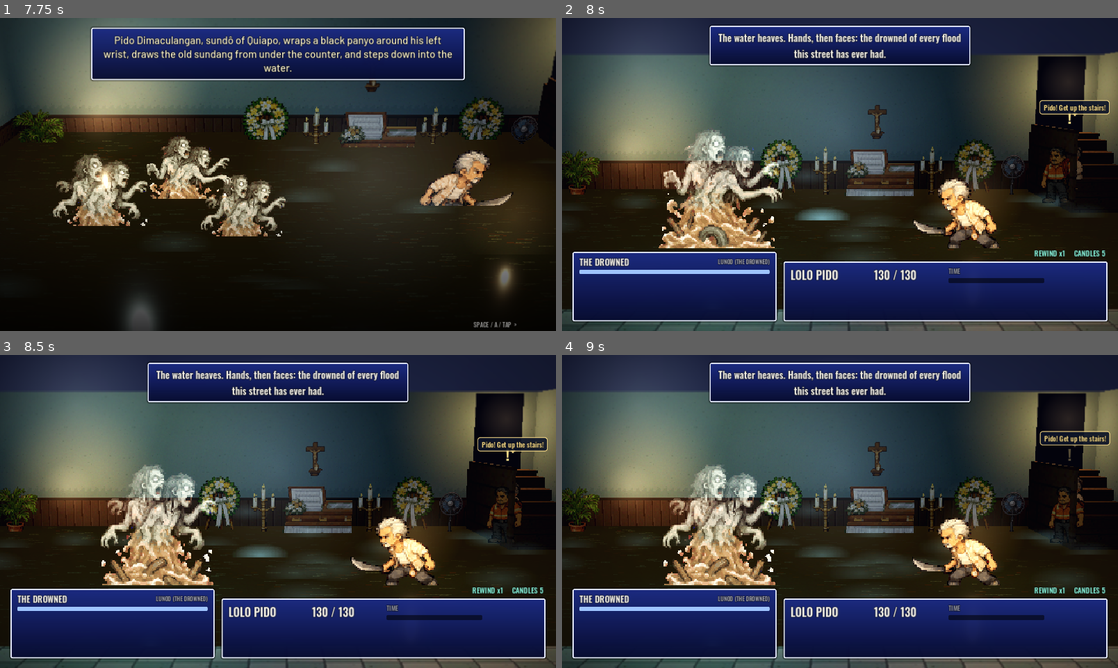
Above: before the commit, frames 1-4 (two rows, left to right).
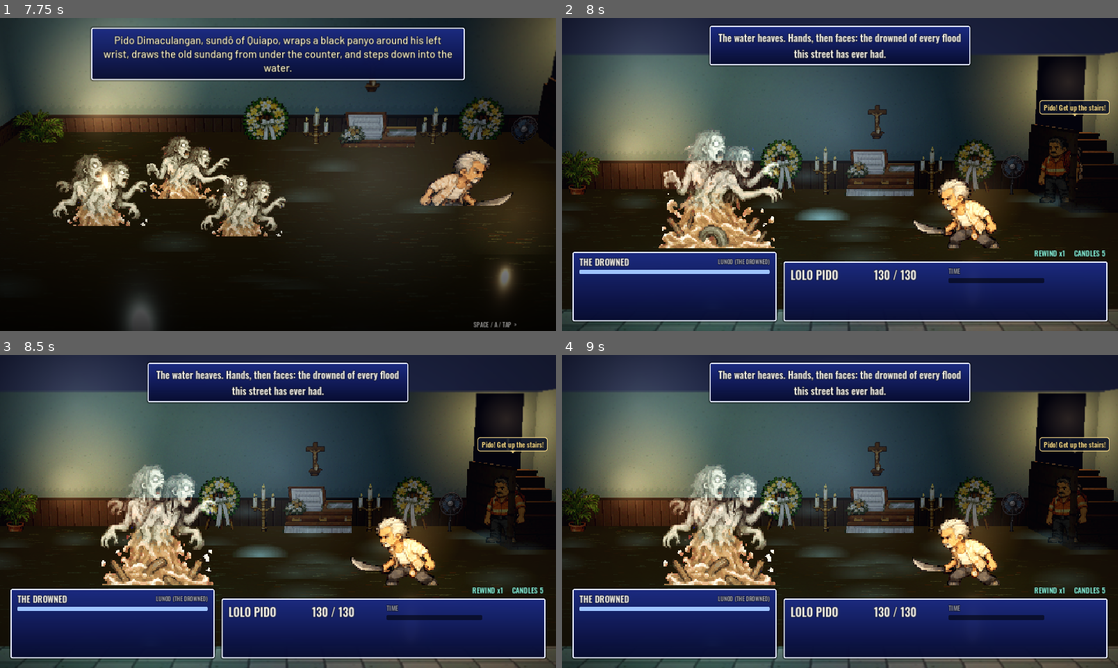
Above: after the commit, the same moments.

Repository: reyesjo2453/balete_echoes
Game: Godot game, scene res://scenes/Main.tscn
Two runs of this game, one before a commit and one after it. Both use one fixed random seed, a clock stepped at 60 frames per second and the inputs below.
Inputs (mouse positions are in pixels of both pictures, inside the frame that each line leads up to):
- Up to frame 1 (7.75 s): click "START" at 0.5 s; tap Enter (ui_accept) at 1.25, 1.52, 1.82, 2.27, 2.57, 3.77, 4.07, 4.52, 4.82, 5.27, 5.57, 6.77, 7.07, 7.52 s; move the mouse to (400, 158) at 1.27 s; hold Right (ui_right) 1.28-2.03 s; tap 1 at 1.35, 4.35, 7.35 s; click (400, 158) at 1.42 s; move the mouse to (278, 174) at 2.02 s; hold Down (ui_down) 2.03-2.78 s; tap E at 2.1, 5.1 s; click (278, 174) at 2.17 s; hold Right (ui_right) 2.78-3.53 s; tap Space at 2.85, 5.85 s; click (278, 174) at 2.92 s; move the mouse to (250, 237) at 3.52 s; hold Up (ui_up) 3.53-4.28 s; tap Keypad Enter at 3.6, 6.6 s; click (250, 237) at 3.67 s; move the mouse to (444, 221) at 4.27 s; hold Left (ui_left) 4.28-5.78 s; move the mouse to (111, 127) at 5.02 s; move the mouse to (305, 174) at 5.77 s; hold Down (ui_down) 5.78-6.53 s; click (305, 174) at 5.92 s; move the mouse to (194, 96) at 6.52 s; hold Right (ui_right) 6.53-7.28 s; move the mouse to (400, 158) at 7.27 s; hold Up (ui_up) from 7.28 s (still down)
- Up to frame 2 (8 s): keep holding Up (ui_up); tap Enter (ui_accept) at 7.82 s
- Up to frame 3 (8.5 s): move the mouse to (278, 511) at 8.02 s; release Up (ui_up) at 8.03 s; hold Right (ui_right) from 8.03 s (still down); tap E at 8.1 s; click (278, 511) at 8.17 s; tap Enter (ui_accept) at 8.27 s
- Up to frame 4 (9 s): tap Enter (ui_accept) at 8.57 s; move the mouse to (895, 442) at 8.77 s; release Right (ui_right) at 8.78 s; hold Down (ui_down) from 8.78 s (still down); tap Space at 8.85 s

Frame 1 is identical in both runs. In frame 2, 0.4% of the frame differs, in the area x 85-94%, y 27-60%; in frame 3, 0.4%; in frame 4, 1.1%, in the area x 85-99%, y 24-60%.

Commit message:
art(#4,#5): add aswang flight strips and bystander reaction poses

Diff:
--- a/godot/data/sprite_scales.json
+++ b/godot/data/sprite_scales.json
@@ -2,6 +2,7 @@
  "aswang_calm": 3.0,
  "aswang_claw": 3.0,
  "aswang_fade": 3.0,
+ "aswang_fly": 3.0,
  "aswang_hurt": 3.0,
  "aswang_idle": 3.0,
  "aswang_idle_b": 3.0,
@@ -10,6 +11,7 @@
  "aswangf_calm": 3.0,
  "aswangf_claw": 3.0,
  "aswangf_fade": 3.0,
+ "aswangf_fly": 3.0,
  "aswangf_hurt": 3.0,
  "aswangf_idle": 3.0,
  "aswangf_idle_b": 3.0,
--- a/godot/scripts/explore_map.gd
+++ b/godot/scripts/explore_map.gd
@@ -1191,7 +1191,7 @@
 		var spr_id := String(c.get("sprite", id))
 		var walk_tex := _tex(spr_id + "_walk")
 		_cast[id] = {"node": s, "shadow": sh, "pos": at, "target": at, "speed": float(c.get("speed", 1.5)),
-			"frames": frames, "walk_tex": walk_tex, "walk_h": float(c.get("h", 1.4)),
+			"frames": frames, "spr_name": spr_id, "walk_tex": walk_tex, "walk_h": float(c.get("h", 1.4)),
 			"dir": DOWN, "flip": bool(c.get("flip", false)), "frame": 1, "frame_t": 0.0,
 			"name": String(c.get("name", "")), "ghost": bool(c.get("ghost", false)), "phase": at.x, "bob": bool(c.get("bob", true)), "y": float(c.get("y", 0.0))}
 	if stage.has("focus"):
@@ -1278,6 +1278,7 @@
 
 func _trigger_anim(who: String, kind: String) -> void:
 	var dur := 0.36
+	var pose_suffix := ""
 	match kind:
 		"hop":
 			dur = 0.34
@@ -1291,12 +1292,15 @@
 			dur = 0.65
 		"pray": # a bowed head bobbing over clasped hands
 			dur = 1.4
+			pose_suffix = "pray"
 		"cower": # down low, shoulders up
 			dur = 1.2
+			pose_suffix = "cower"
 		"peek": # a slow lean back in to look
 			dur = 0.9
 		"film": # phone up, a small steady sway
 			dur = 2.4
+			pose_suffix = "phone"
 			_phone_light(who, dur)
 		"shout": # a step toward the fight, fist up
 			dur = 0.45
@@ -1304,7 +1308,15 @@
 			dur = 0.4
 		_:
 			return
-	_anims[who] = {"kind": kind, "t": 0.0, "dur": dur}
+	var pose_tex: Texture2D = null
+	if pose_suffix != "" and _cast.has(who):
+		var spr_name := String(_cast[who].get("spr_name", ""))
+		if spr_name != "":
+			pose_tex = _tex("%s_%s" % [spr_name, pose_suffix])
+	var entry := {"kind": kind, "t": 0.0, "dur": dur}
+	if pose_tex != null:
+		entry["pose_tex"] = pose_tex
+	_anims[who] = entry
 
 
 ## A bystander backs away from the fight (toward the edge of the room), once, at a scared walk.
@@ -1432,8 +1444,12 @@
 		"slump":
 			return Vector3(0.0, -sin(p * PI) * 0.11, 0.0)
 		"pray":
+			if a.has("pose_tex"):
+				return Vector3(0.0, -absf(sin(p * TAU * 2.0)) * 0.015, 0.0)
 			return Vector3(0.0, -absf(sin(p * TAU * 2.0)) * 0.05 - 0.03 * sin(p * PI), 0.0)
 		"cower":
+			if a.has("pose_tex"):
+				return Vector3(sin(p * TAU * 5.0) * 0.02 * (1.0 - p), 0.0, 0.0)
 			return Vector3(0.0, -0.14 * sin(minf(p * 3.0, 1.0) * PI * 0.5) * (1.0 - maxf(0.0, p - 0.8) * 5.0), 0.0)
 		"peek":
 			return Vector3(sin(p * PI) * 0.1, -0.06 * (1.0 - p), 0.0)
@@ -1544,7 +1560,7 @@
 			frames.append(bf)
 		_cast[id] = {
 			"node": s, "shadow": sh, "pos": at, "target": at, "speed": 0.0,
-			"frames": frames, "name": String(b.get("name", "")),
+			"frames": frames, "spr_name": spr_name, "walk_h": h, "name": String(b.get("name", "")),
 			"ghost": false, "phase": at.x, "bob": false, "y": base_y,
 		}
 	_update_cast()
@@ -1894,6 +1910,9 @@
 		(c["shadow"] as Sprite3D).position = Vector3(pos.x + off.x, 0.012 + base_y, pos.y)
 		var mat := s.material_override as ShaderMaterial
 		var walk_h := float(c.get("walk_h", 1.4))
+		var pose_tex: Texture2D = null
+		if _anims.has(String(id)):
+			pose_tex = _anims[String(id)].get("pose_tex", null)
 		if use_walk:
 			if s.texture != walk_tex or s.hframes != 12:
 				s.texture = walk_tex
@@ -1904,6 +1923,16 @@
 			var d := int(c.get("dir", DOWN))
 			s.frame = d * 4 + int(c.get("frame", 1))
 			s.flip_h = d == SIDE and bool(c.get("flip", false))
+		elif pose_tex != null:
+			if s.hframes != 1:
+				s.hframes = 1
+				s.frame = 0
+				s.flip_h = bool(c.get("flip", false))
+			if s.texture != pose_tex:
+				s.texture = pose_tex
+				s.pixel_size = walk_h / float(pose_tex.get_height())
+				s.offset = Vector2(0, pose_tex.get_height() * 0.5)
+				mat.set_shader_parameter("tex", pose_tex)
 		else:
 			if s.hframes != 1:
 				s.hframes = 1
--- a/godot/tests/smoke.gd
+++ b/godot/tests/smoke.gd
@@ -2336,4 +2336,31 @@
 	_check(fin.get_meta("done") and fin._has_wings() and fin._floats(), "the Unchained Aswang is airborne after Phase II (%s)" % fin.outcome)
 	_check(fin.wingbeats > 0, "and flies to a wingbeat (%d downstrokes)" % fin.wingbeats)
 	_check((fin._wings != null) == ResourceLoader.exists("res://assets/explore/aswangf_fly.png"), "its flight strip is used only once the art exists")
-	story.reset()
+	_check(fin._wings != null and ResourceLoader.exists("res://assets/explore/aswang_fly.png"), "aswang_fly.png and aswangf_fly.png flight strips are present and active")
+	story.reset()
+	# Bystander reaction poses (#5): pray / cower / phone assets exist for all 9 NPC sprites and swap cleanly in ExploreMap.
+	for spr in ["nena", "domeng", "cards_a", "balut", "trike", "kid", "tess", "celso", "guard"]:
+		for pose in ["pray", "cower", "phone"]:
+			_check(ResourceLoader.exists("res://assets/explore/%s_%s.png" % [spr, pose]), "bystander pose %s_%s.png exists" % [spr, pose])
+	var psub := _make_viewport(LOGICAL)
+	var sb_pose := StageBattle.new()
+	sb_pose.fast = true
+	sb_pose.setup({"enemy": "aswang"})
+	psub.add_child(sb_pose)
+	await _frames(2)
+	var tess_spr: Sprite3D = sb_pose._map._cast["tess"]["node"]
+	var celso_spr: Sprite3D = sb_pose._map._cast["celso"]["node"]
+	sb_pose._map.bystander_react("tess", "pray", "pray", true)
+	sb_pose._map.bystander_react("celso", "film", "!", true)
+	await _frames(2)
+	_check(tess_spr.texture.resource_path.ends_with("/tess_pray.png"), "tess swaps to tess_pray.png on pray reaction")
+	_check(celso_spr.texture.resource_path.ends_with("/celso_phone.png"), "celso swaps to celso_phone.png on film reaction")
+	sb_pose._map.bystander_react("tess", "cower", "sweat", true)
+	await _frames(2)
+	_check(tess_spr.texture.resource_path.ends_with("/tess_cower.png"), "tess swaps to tess_cower.png on cower reaction")
+	sb_pose._map._tick_anims(5.0)
+	sb_pose._map._update_cast()
+	_check(not tess_spr.texture.resource_path.ends_with("_cower.png") and not celso_spr.texture.resource_path.ends_with("_phone.png"), "bystanders revert to idle sprite once reaction anim expires")
+	psub.queue_free()
+	await _frames(2)
+	story.reset()
Binary file added: godot/assets/explore/aswang_fly.png
Binary file added: godot/assets/explore/aswangf_fly.png
Binary file added: godot/assets/explore/balut_cower.png
Binary file added: godot/assets/explore/balut_phone.png
Binary file added: godot/assets/explore/balut_pray.png
Binary file added: godot/assets/explore/cards_a_cower.png
Binary file added: godot/assets/explore/cards_a_phone.png
Binary file added: godot/assets/explore/cards_a_pray.png
Binary file added: godot/assets/explore/celso_cower.png
Binary file added: godot/assets/explore/celso_phone.png
Binary file added: godot/assets/explore/celso_pray.png
Binary file added: godot/assets/explore/domeng_cower.png
(and 19 more such lines)
